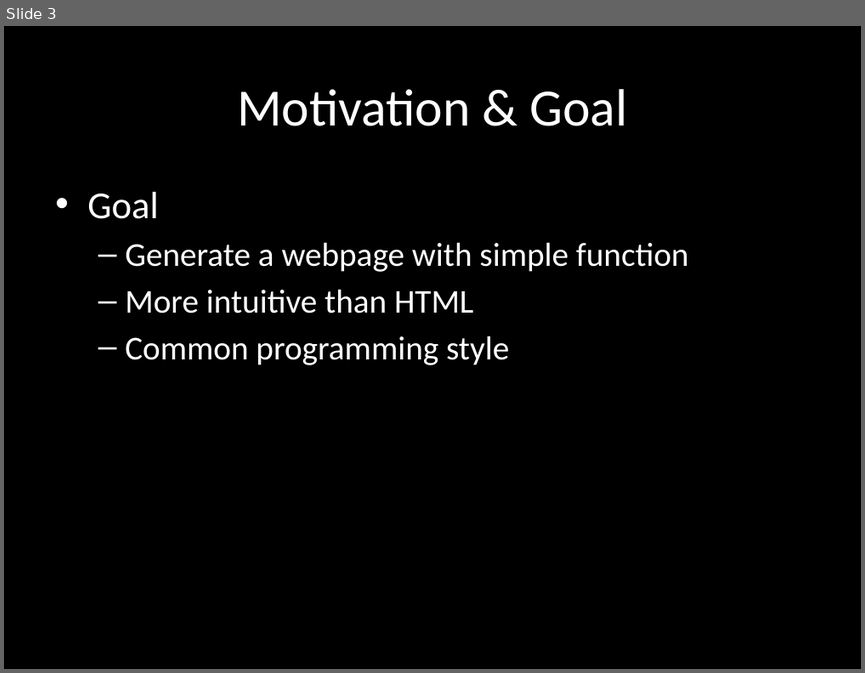
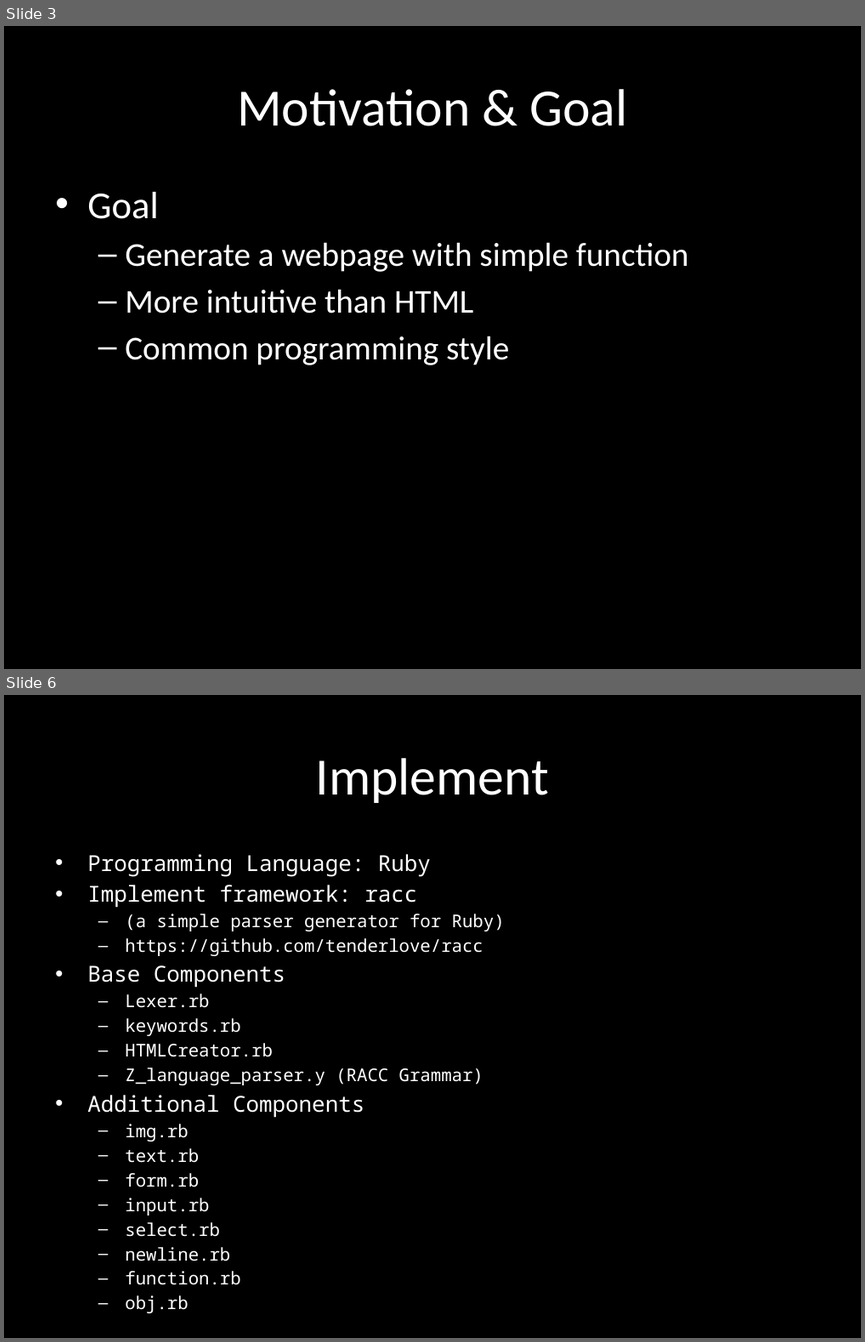
Before and after one commit to MickPlaYer/Z-Language-Parser, a slide deck: document/Z-Language.pptx. Shown one above the other, each under a label of ours: slide 3 before the commit, slides 3 and 6 after it; the slides between them are not shown. The pictures are 865x673 and 865x1342 pixels, drawn with LibreOffice and Linux fonts; fonts in the diff are those of the drawing. Boxes give left, top, right and bottom in pixels: in the first picture for what was removed or moved away, otherwise in the second. Text is boxed around its words. In the diff, an @@ line names an element or a change of style, - is before the commit and + after.

```diff
--- a/document/Z-Language.pptx
+++ b/document/Z-Language.pptx
@@ slide 6 added at [4, 695, 861, 1338], background #000000 @@
@@ title added at [316, 758, 549, 803], 44 pt, text #FFFFFF @@
+Implement
@@ text added at [87, 854, 505, 1261], 14.8 pt, text #FFFFFF @@
+• Programming Language: Ruby
+• Implement framework: racc
+  – (a simple parser generator for Ruby)
+  – https://github.com/tenderlove/racc
+• Base Components
+  – Lexer.rb
+  – keywords.rb
+  – HTMLCreator.rb
+  – Z_language_parser.y (RACC Grammar)
+• Additional Components
+  – img.rb
+  – text.rb
+  – form.rb
+  – input.rb
+  – select.rb
+  – newline.rb
+  – function.rb
+  – obj.rb
```
Also in this commit, not shown: 2 slides changed, 5 other files.
